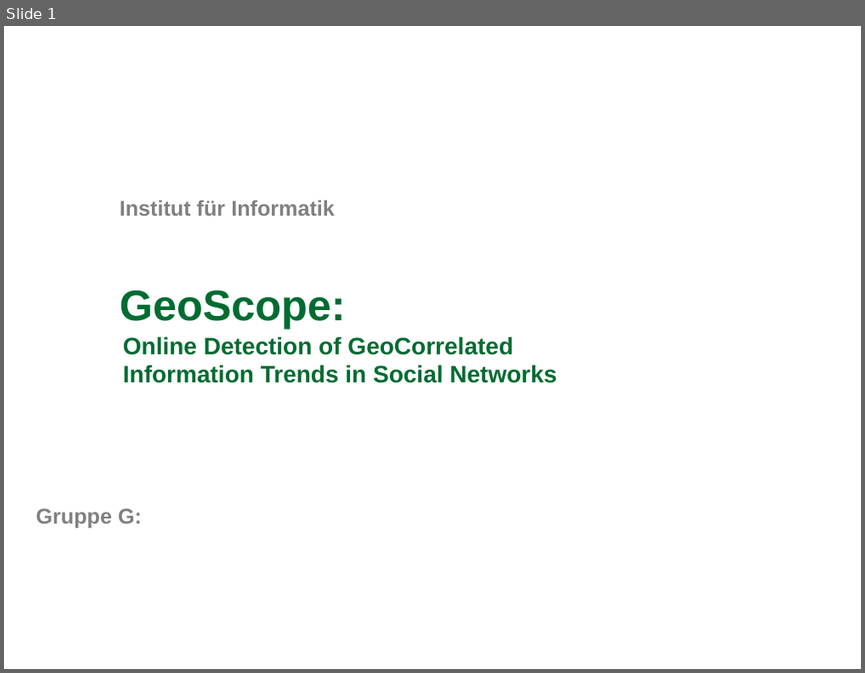
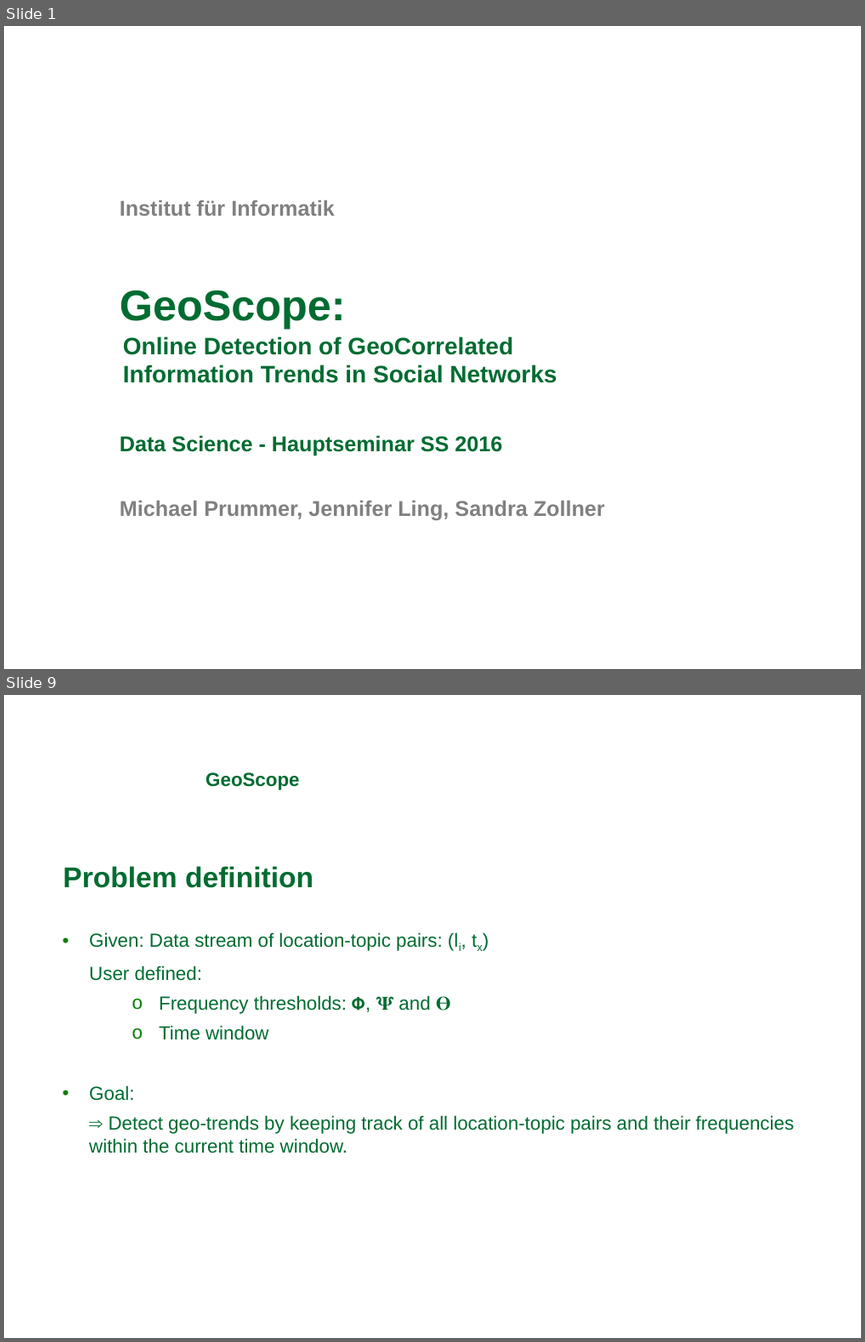
Before and after one commit to michaelprummer/datascience, a slide deck: GeoScope/DataScience1.ppt. Shown one above the other, each under a label of ours: slide 1 before the commit, slides 1 and 9 after it; the slides between them are not shown. The pictures are 865x673 and 865x1342 pixels, drawn with LibreOffice and Linux fonts; fonts in the diff are those of the drawing; background and template pictures are left out. Boxes give left, top, right and bottom in pixels: in the first picture for what was removed or moved away, otherwise in the second. Text is boxed around its words. In the diff, an @@ line names an element or a change of style, - is before the commit and + after.

```diff
--- a/GeoScope/DataScience1.ppt
+++ b/GeoScope/DataScience1.ppt
@@ slide 9 added at (x1=4, y1=695, x2=861, y2=1338), background picture (left out) @@
@@ text added at (x1=205, y1=772, x2=299, y2=790), 16 pt, text #006C31, bold @@
+GeoScope
@@ text added at (x1=63, y1=866, x2=313, y2=888), 24 pt, text #006C31, bold @@
+Problem definition
@@ text added at (x1=89, y1=932, x2=794, y2=1153), 16 pt, text #006C31 @@
+• Given: Data stream of location-topic pairs: (li, tx)
+User defined:
+  o Frequency thresholds: 𝝫, 𝚿 and 𝚹
+  o Time window
+• Goal:
+⇒ Detect geo-trends by keeping track of all location-topic pairs and their frequencies within the current time window.
@@ slide 1 changed as well @@
@@ text at (x1=120, y1=435, x2=502, y2=456): text changed; text colour #808080 to #006C31 @@
-Gruppe G:
+Data Science - Hauptseminar SS 2016
@@ text added at (x1=120, y1=500, x2=605, y2=520), 18 pt, text #808080, bold @@
+Michael Prummer, Jennifer Ling, Sandra Zollner
```
Also in this commit, not shown: 11 other slides added, 1 slide removed, 1 other file.
